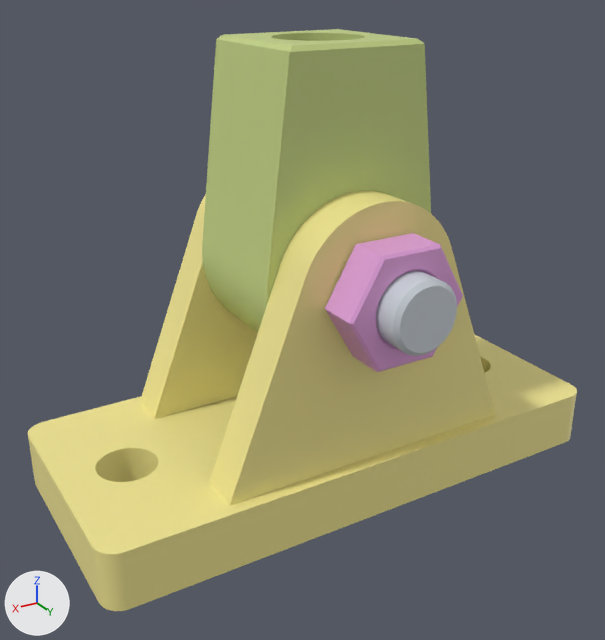
One commit to the glTF model docs/Additional CAD exercise/steps/ax_machinists_jack/step_17.glb: the scene before it, then after it.
The view is the same before and after, from a camera (50 mm lens) standing at (99.3, 159.2, 119.0) and looking at (6.4, 4.4, 41.6). The lights are fixed; the arrows at lower left show +X, +Y and +Z. The older version comes first.

The first picture shows 'part__base', 'part__bolt M16 x 2.0 x 68', 'part__standard nut M16 x 2.0', 'part__swivel'.
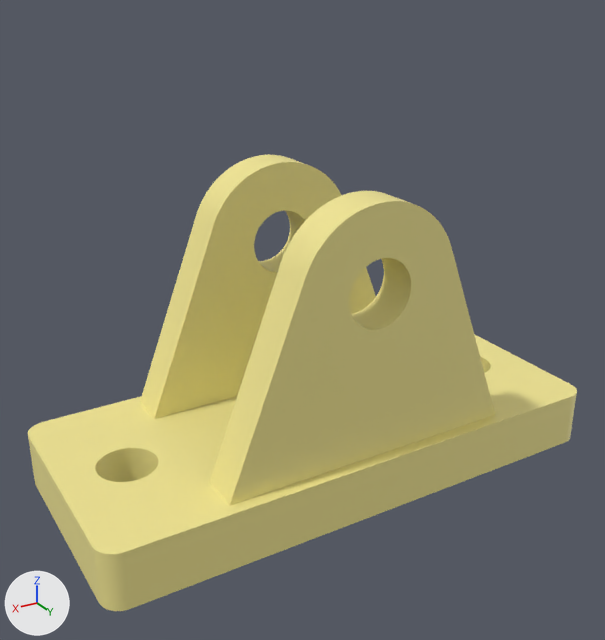
Scene script edits in JSON lines:
```json
{"op": "remove", "block": "ob_part__swivel", "code": ["ob_part__swivel = bpy.data.objects.new('part__swivel', me_part__swivel)", "ob_part__swivel.location = (0.0, 0.0, 0.0)"]}
{"op": "remove", "block": "ob_part__bolt_m16_x_2_0_x_68", "code": ["ob_part__bolt_m16_x_2_0_x_68 = bpy.data.objects.new('part__bolt M16 x 2.0 x 68', me_part__bolt_m16_x_2_0_x_68)", "ob_part__bolt_m16_x_2_0_x_68.location = (0.0, 0.0, 0.0)"]}
{"op": "remove", "block": "ob_part__standard_nut_m16_x_2_0", "code": ["ob_part__standard_nut_m16_x_2_0 = bpy.data.objects.new('part__standard nut M16 x 2.0', me_part__standard_nut_m16_x_2_0)", "ob_part__standard_nut_m16_x_2_0.location = (0.0, 0.0, 0.0)"]}
```

Boxes (x1, y1, x2, y2) around the edits, measured in the pictures (605 x 640 px):
```json
{"object": "part__swivel", "change": "deleted", "before": [202, 29, 431, 333], "on screen": "green"}
{"object": "part__standard nut M16 x 2.0", "change": "deleted", "before": [325, 233, 463, 372], "on screen": "pink"}
{"object": "part__bolt M16 x 2.0 x 68", "change": "deleted", "before": [376, 271, 457, 356]}
```
